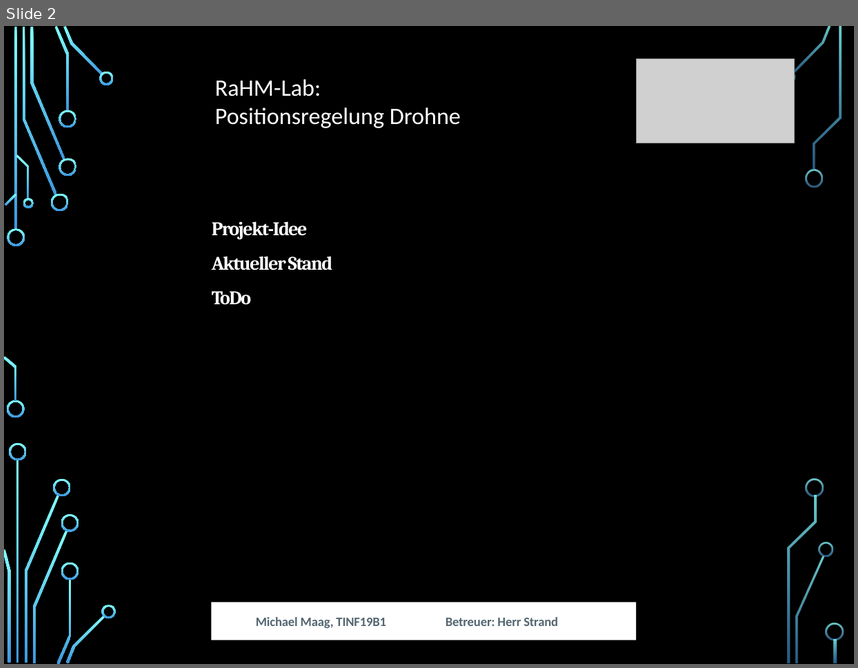
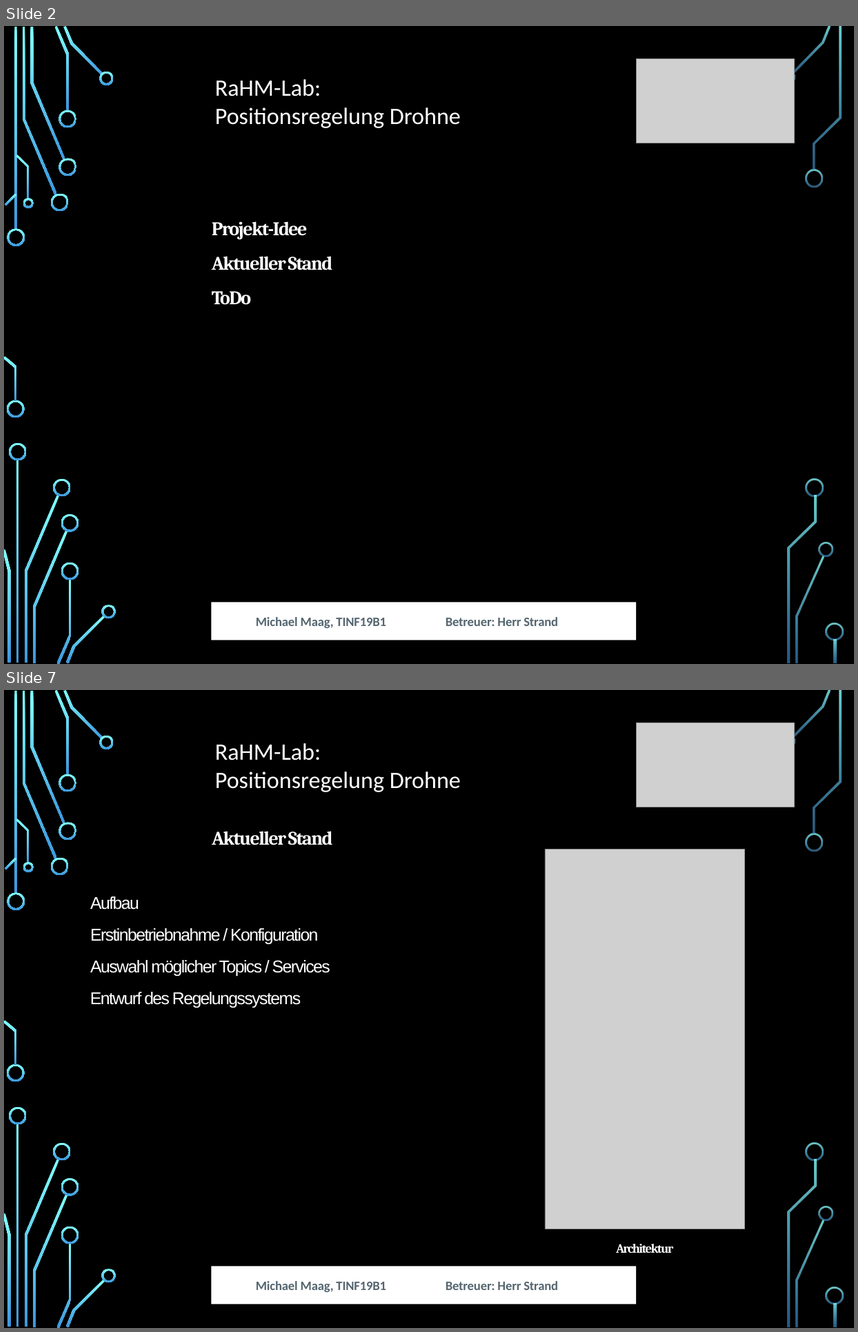
Before and after one commit to MobMonRob/ROSLabDrohne, a slide deck: Anforderungen/Zwischenpräsentation.pptx. Shown one above the other, each under a label of ours: slide 2 before the commit, slides 2 and 7 after it; the slides between them are not shown. The pictures are 858x668 and 858x1332 pixels, drawn with LibreOffice and Linux fonts; fonts in the diff are those of the drawing; grey boxes stand for pictures; background and template pictures are left out. Boxes give left, top, right and bottom in pixels: in the first picture for what was removed or moved away, otherwise in the second. Text is boxed around its words. In the diff, an @@ line names an element or a change of style, - is before the commit and + after.

```diff
--- a/Anforderungen/Zwischenpräsentation.pptx
+++ b/Anforderungen/Zwischenpräsentation.pptx
@@ slide 7 added at bbox=[4, 690, 854, 1328], background picture (left out); not listed: 36 template elements that a slide beside it also shows @@
@@ picture added at bbox=[636, 722, 794, 807] @@
@@ text added at bbox=[215, 743, 461, 792], 44 pt, text #FFFFFF @@
+RaHM-Lab:
+Positionsregelung Drohne
@@ text added at bbox=[212, 831, 333, 845], 36 pt, text #FFFFFF, bold @@
+Aktueller Stand
@@ picture added at bbox=[545, 849, 744, 1228] @@
@@ text added at bbox=[90, 896, 139, 909], 32 pt, text #FFFFFF @@
+Aufbau
@@ text added at bbox=[90, 928, 318, 944], 32 pt, text #FFFFFF @@
+Erstinbetriebnahme / Konfiguration
@@ text added at bbox=[90, 960, 330, 976], 32 pt, text #FFFFFF @@
+Auswahl möglicher Topics / Services
@@ text added at bbox=[90, 992, 301, 1007], 32 pt, text #FFFFFF @@
+Entwurf des Regelungssystems
@@ text added at bbox=[616, 1243, 673, 1252], 24 pt, text #FFFFFF, bold @@
+Architektur
@@ freeform shape added at bbox=[211, 1265, 636, 1303], fill #FFFFFF @@
@@ text added at bbox=[256, 1281, 386, 1292], 24 pt, text #546670, bold @@
+Michael Maag, TINF19B1
@@ text added at bbox=[446, 1281, 558, 1290], 24 pt, text #546670, bold @@
+Betreuer: Herr Strand
```
Also in this commit, not shown: 4 slides changed, 3 other slides added.
